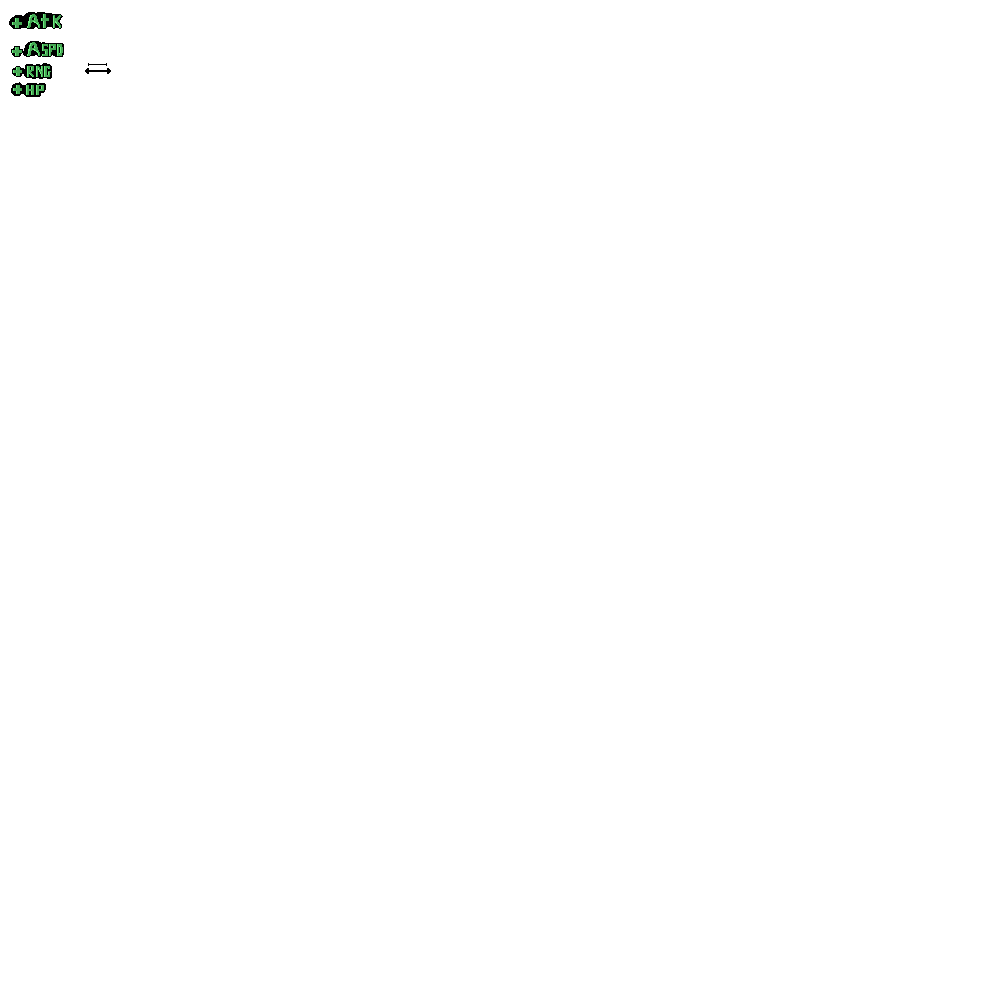
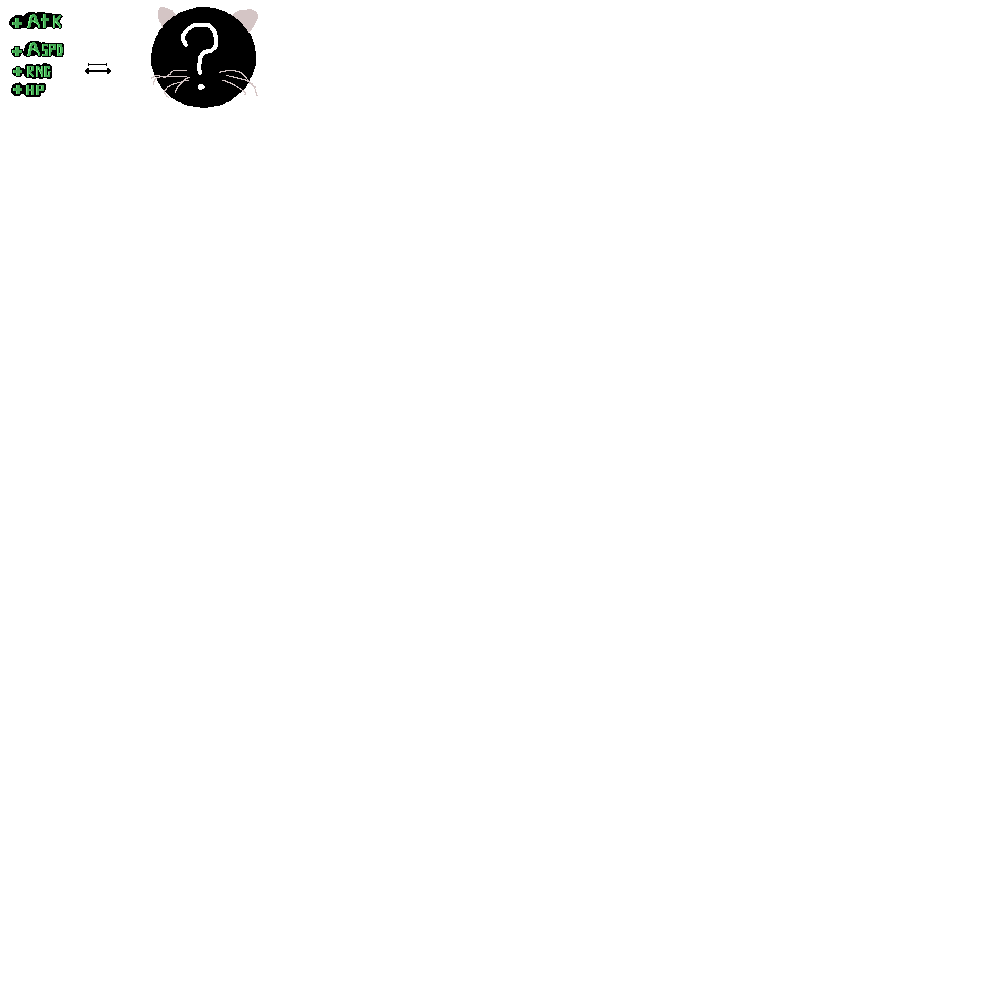
The second (1000, 1000) image is a revision of the first. Changes to its layers:
painted on "Paint Layer 1 Merged" over [151,7,258,108]
painted on "Paint Layer 1" over [151,7,258,108]
